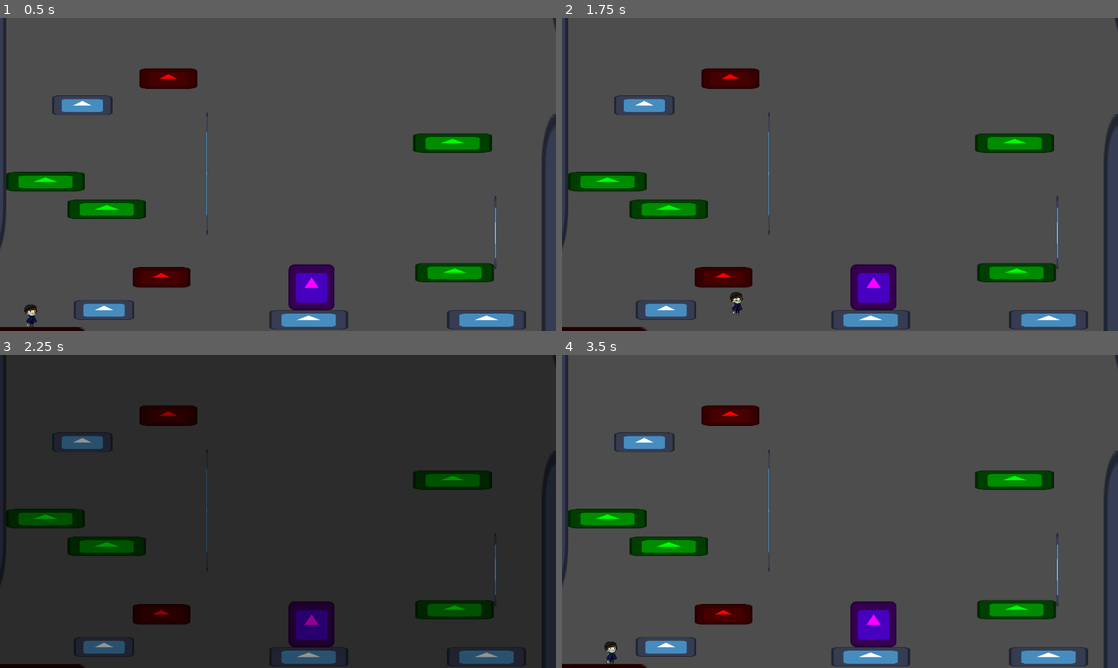
Above: before the commit, frames 1-4 (two rows, left to right).
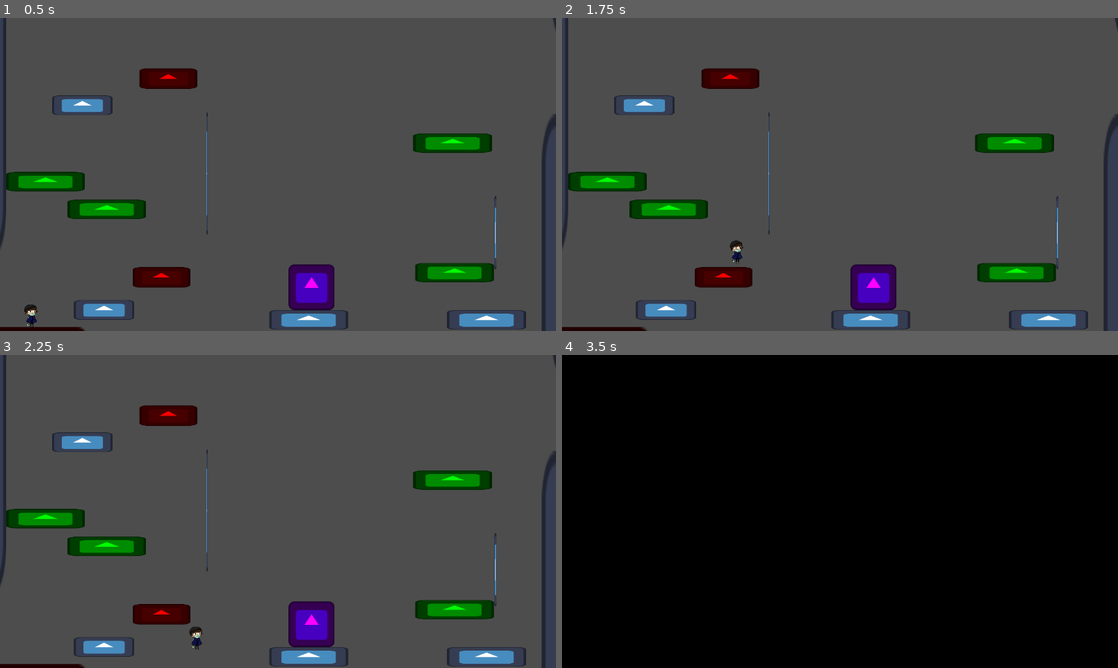
Above: after the commit, the same moments.

Repository: nandedeska/ggj-2026
Game: Godot game, scene res://scenes/LEVEL_THREE.tscn
Two runs of this game, one before a commit and one after it. Both use one fixed random seed, a clock stepped at 60 frames per second and the inputs below. The engine's default icon, where the game draws it, is replaced by a stand-in: a white triangle on a blue panel in a dark square.
Inputs:
- Up to frame 1 (0.5 s): no input
- Up to frame 2 (1.75 s): tap Enter at 0.5 s; hold F (mask) 0.53-1.28 s; hold D (move_right) from 0.53 s (still down); tap W (jump) at 0.77, 1.52 s; tap F (mask) at 1.35 s
- Up to frame 3 (2.25 s): release D (move_right) at 2.03 s; hold A (move_left) from 2.03 s (still down); hold F (mask) from 2.03 s (still down)
- Up to frame 4 (3.5 s): release A (move_left) at 2.78 s; release F (mask) at 2.78 s; hold D (move_right) from 2.78 s (still down); tap F (mask) at 2.85 s; tap W (jump) at 3.02 s

Frame 1 is identical in both runs. In frame 2, 0.2% of the frame differs, in the area x 30-33%, y 71-95%; in frame 3, 97%; in frame 4, 100%, in the area x 0-100%, y 0-100%.

Commit message:
Fix wrong initial state for ghost blocks

Diff:
--- a/scripts/ghost_block.gd
+++ b/scripts/ghost_block.gd
@@ -6,7 +6,7 @@
 
 # Called when the node enters the scene tree for the first time.
 func _ready() -> void: #default state of ghost block here is active (mask is on)
-	collider.disabled = false
+	collider.disabled = true
 	sprite.modulate = "red" #all instances of this code can be replaced with whatever indication that a ghost block hitbox is active
 	Global.player.on_mask_wear.connect(on_player_mask_wear)
 
